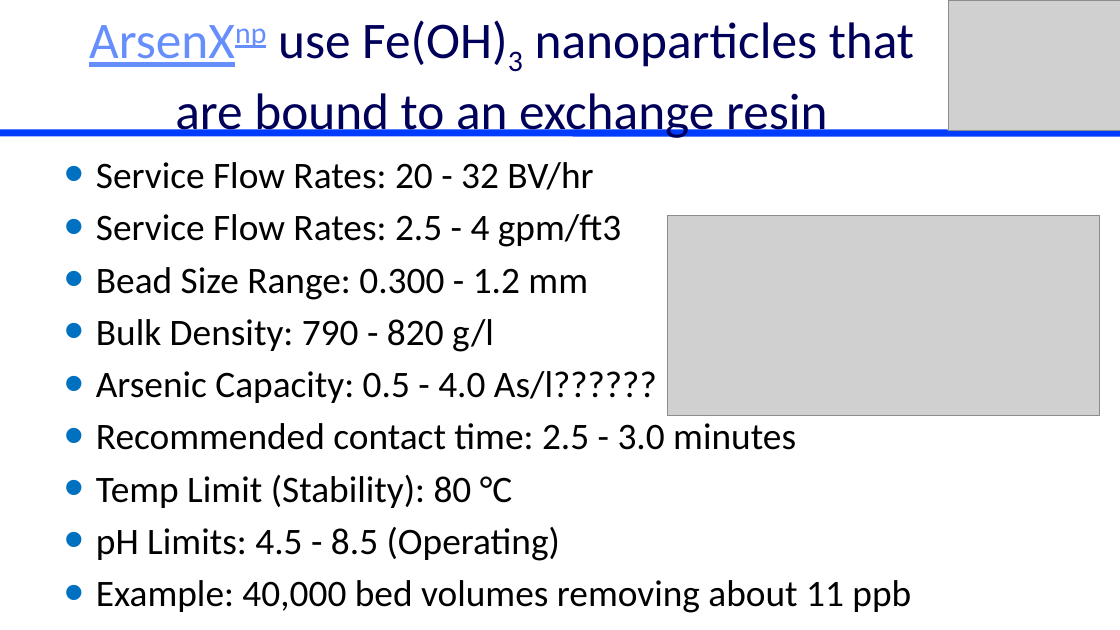
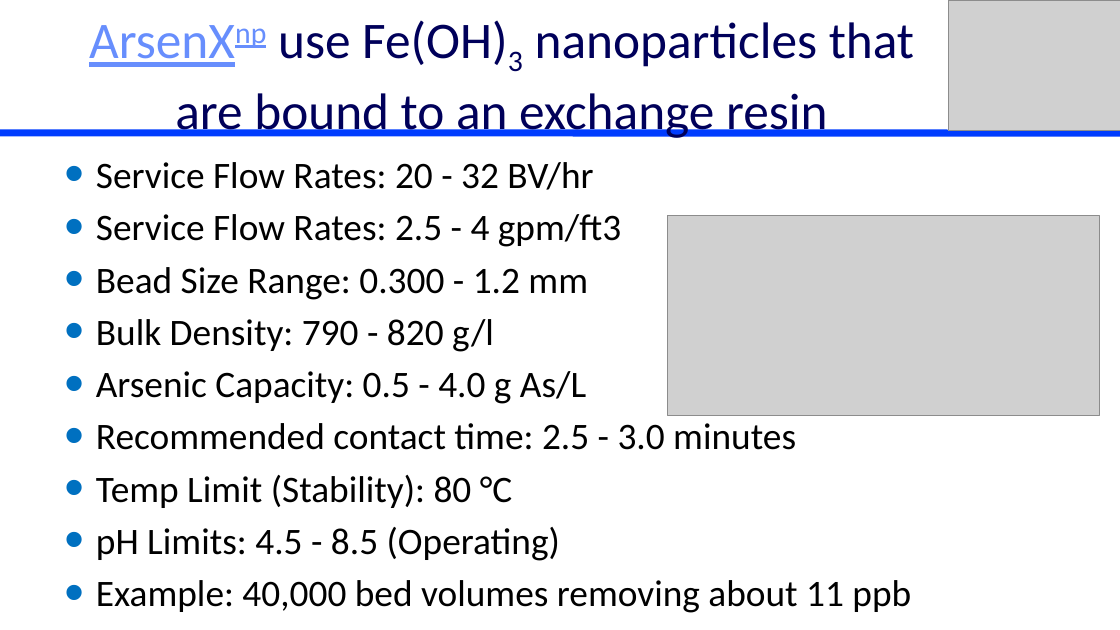
Before and after one commit to monroews/CEE4590, a slide deck: slide 12 of Lectures/Arsenic.pptx. Drawn at 1120x630 pixels with LibreOffice and Linux fonts; fonts in the diff are those of the drawing; grey boxes stand for pictures. Boxes give left, top, right and bottom in pixels: in the first picture for what was removed or moved away, otherwise in the second. Text is boxed around its words. In the diff, an @@ line names an element or a change of style, - is before the commit and + after.

```diff
--- a/Lectures/Arsenic.pptx
+++ b/Lectures/Arsenic.pptx
@@ text at [96, 371, 586, 404]: text changed @@
-• Arsenic Capacity: 0.5 - 4.0 As/l??????
+• Arsenic Capacity: 0.5 - 4.0 g As/L
```
Also in this commit, not shown: 1 other file.
